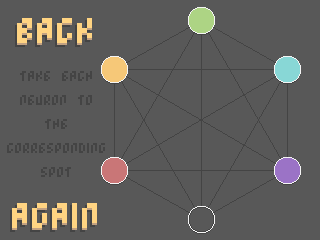
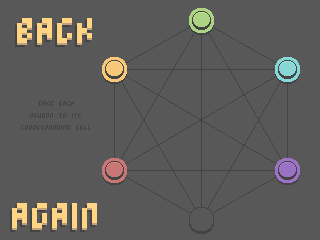
Two versions of the same layered image (320px x 240px). Layer-by-layer changes:
painted on "rules" over [7, 71, 105, 177]
added layer "tokens" above "possible" over [105, 11, 297, 180]
hid group "possible" (6 layers) over [101, 7, 301, 233]
moved "pods" above "shadows" over [102, 8, 300, 232]
